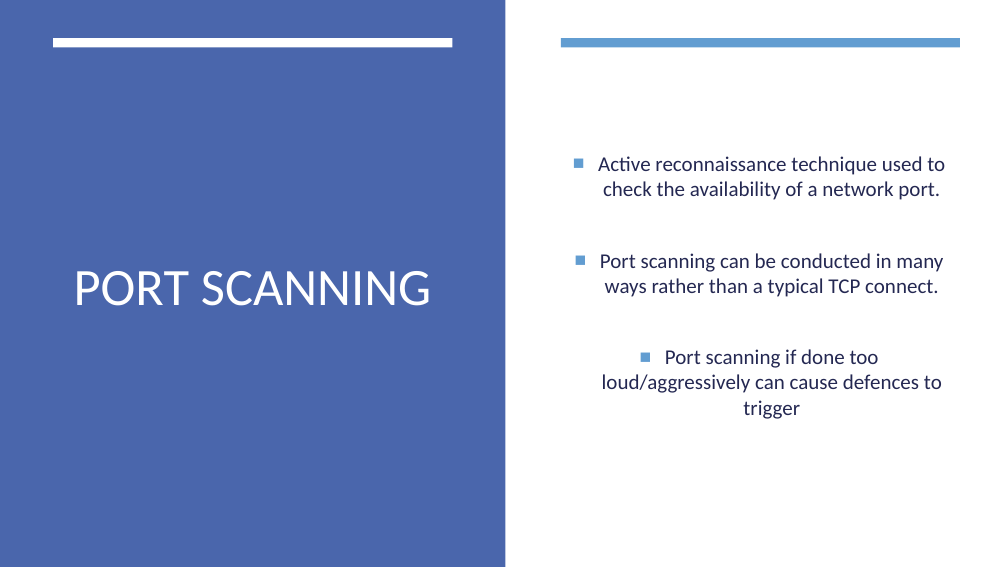
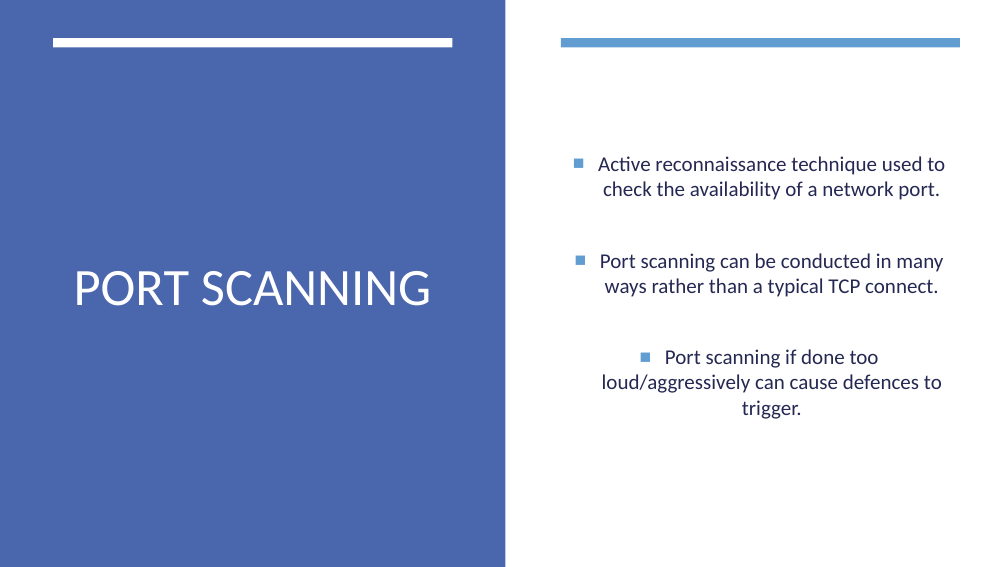
Before and after one commit to aqeebhussain122/hpc-offensive-security, a slide deck: slide 9 of Offensive Security Tactics for Linux Professionals - Active Reconnaissance.pptx. Drawn at 1008x567 pixels with LibreOffice and Linux fonts; fonts in the diff are those of the drawing. Boxes give left, top, right and bottom in pixels: in the first picture for what was removed or moved away, otherwise in the second. Text is boxed around its words. In the diff, an @@ line names an element or a change of style, - is before the commit and + after.

```diff
--- a/Offensive Security Tactics for Linux Professionals - Active Reconnaissance.pptx
+++ b/Offensive Security Tactics for Linux Professionals - Active Reconnaissance.pptx
@@ text at bbox=[602, 349, 942, 419]: text changed @@
-■ Port scanning if done too loud/aggressively can cause defences to trigger
+■ Port scanning if done too loud/aggressively can cause defences to trigger.
```
Also in this commit, not shown: 2 other slides changed, 8 other files.
